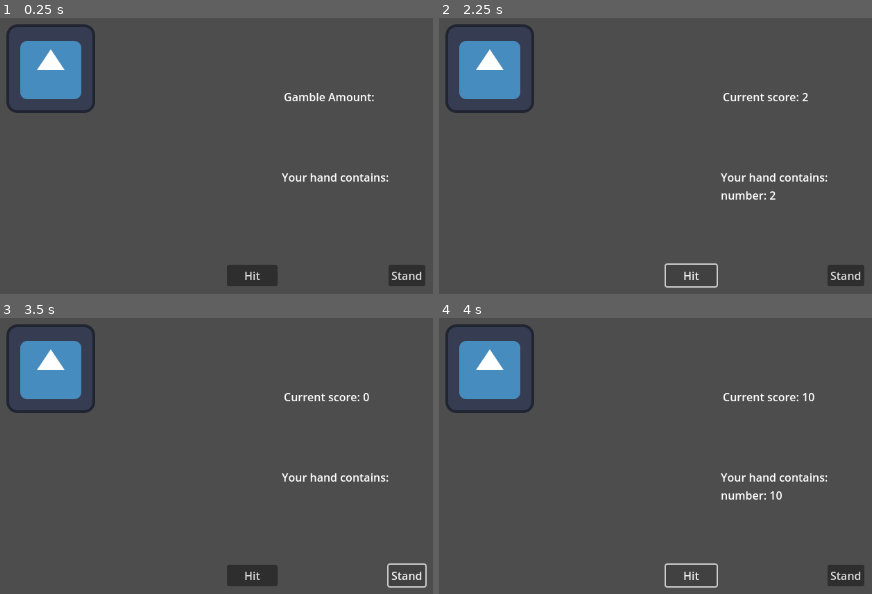
Above: before the commit, frames 1-4 (two rows, left to right).
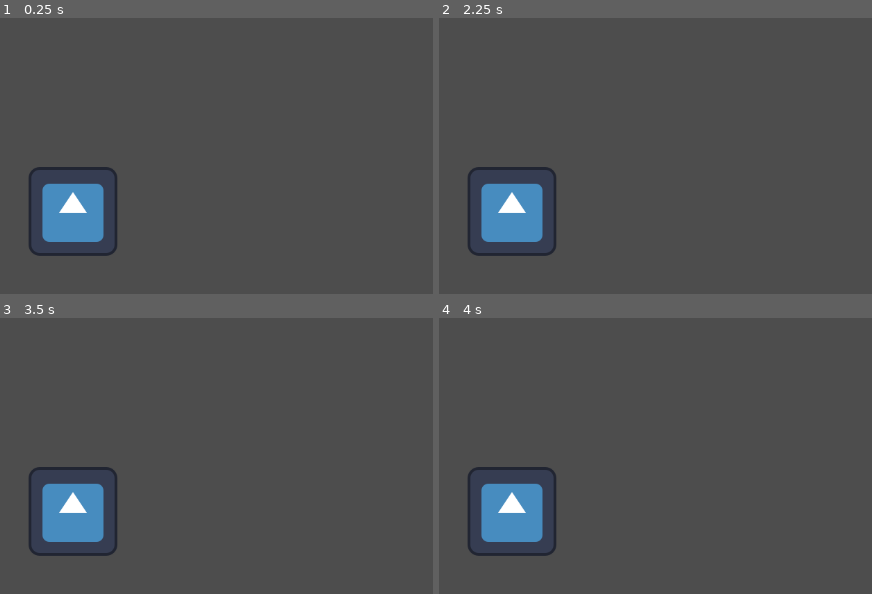
Above: after the commit, the same moments.

Repository: OwenFrakes/congressAppChallenge
Game: Godot game, scene res://main.tscn
Same seed, same stepped clock (60 frames per second), same inputs: the game is played once before the commit and once after it. The engine's default icon, where the game draws it, is replaced by a stand-in: a white triangle on a blue panel in a dark square.
Inputs (mouse positions are in pixels of both pictures, inside the frame that each line leads up to):
- Up to frame 1 (0.25 s): no input
- Up to frame 2 (2.25 s): click (690, 274) at 0.5 s, where only the run before the commit has a clickable "Hit"; click (846, 274) at 1.25 s, where only the run before the commit has a clickable "Stand"; click (690, 274) at 2 s, where only the run before the commit has a clickable "Hit"
- Up to frame 3 (3.5 s): click (407, 574) at 2.75 s, where only the run before the commit has a clickable "Stand"
- Up to frame 4 (4 s): click (690, 574) at 3.5 s, where only the run before the commit has a clickable "Hit"

The runs differ from the first frame. In frame 1, 9.8% of the frame differs, in the area x 1-99%, y 2-98%; in frame 2, 9.4%; in frame 3, 9.5%; in frame 4, 9.5%.

Commit message:
Card Class, Gambler Class
New classes for new things.

Diff:
--- a/blackJack.gd
+++ /dev/null
@@ -1,52 +0,0 @@
-extends Node
-
-var hitPossible = true
-var handScore = 0;
-var hand = []
-
-func updateLabel() -> Array:
-	var scoreString = ""
-	var handString = ""
-	# Update Score Label ---------------------
-	if(handScore > 21):
-		scoreString = "Current score: " + str(handScore) + "\nYou're bust"
-		hitPossible = false
-	elif(handScore == 21):
-		scoreString = "Current score: " + str(handScore) + "\non the numbers."
-	else:
-		scoreString = "Current score: " + str(handScore)
-
-	# Update hand label ---------------------
-	handString = "Your hand contains: "
-	for card in hand:
-		handString += "\n" + str(card)
-
-	return [scoreString, handString]
-
-func getScore() -> int:
-	return handScore
-
-func addScore(num):
-	handScore += num
-
-func hit():
-	if(hitPossible):
-		#Make a number, 1 to 14, inclusive. 1 to 10 is normal, 11 to 13 is face, 14 is ace.
-		var cardScore = randi_range(1,14)
-		#Add to handScore. -------------------
-		if(cardScore == 14): #Ace, add 11
-			addScore(11)
-			hand.push_back("ace")
-		elif (cardScore > 10): #Face, add 10
-			addScore(10)
-			hand.push_back("face")
-		else: #Normal Card, add its score.
-			addScore(cardScore)
-			hand.push_back("number: " + str(cardScore))
-	updateLabel()
-
-func stand(): #When stand, check this handScore vs the dealer's handScore.
-	handScore = 0
-	hand = []
-	hitPossible = true
-	updateLabel()
--- /dev/null
+++ b/black_jack_dealer.gd
@@ -0,0 +1 @@
+extends Node
--- /dev/null
+++ b/card.gd
@@ -0,0 +1,34 @@
+class_name Card extends Node2D
+
+var suit = ""
+var value = 0
+
+func setCard(newSuit, newValue):
+	suit = newSuit
+	value = newValue
+
+func randCard():
+	var suitNum = randi_range(1,4)
+	match(suitNum):
+		1:
+			suit = "Clubs"
+		2:
+			suit = "Diamonds"
+		3:
+			suit = "Spades"
+		4:
+			suit = "Hearts"
+
+	var cardType = randi_range(1,13)
+
+	if(cardType > 10):
+		value = 10
+	else:
+		value = cardType
+
+
+func getValue():
+	return value
+
+func getSuit():
+	return suit
--- /dev/null
+++ b/gambler.gd
@@ -0,0 +1,24 @@
+class_name Gambler extends Node
+
+var hand = []
+var isPlayer = false
+
+	#Adds a random card to hand using the randCard() func from the Card Class.
+func getCard():
+	var newCard = Card.new()
+	newCard.randCard()
+	hand.push_front(newCard)
+
+func clearHand():
+	hand.clear()
+
+	#Debug Stuff
+func readHand():
+	for i in range(len(hand)):
+		print("Card: " + str(i+1))
+		print(hand[i].getSuit())
+		print(hand[i].getValue())
+
+func _on_hit_button_pressed() -> void:
+	getCard()
+	readHand()
--- a/main.tscn
+++ b/main.tscn
@@ -1,48 +1,21 @@
 [gd_scene load_steps=5 format=3 uid="uid://dc48lkekxqu2l"]
 
 [ext_resource type="Texture2D" uid="uid://dxiid5fb4k47q" path="res://icon.svg" id="1_eod6t"]
-[ext_resource type="Script" path="res://blackJack.gd" id="2_8jdnp"]
-[ext_resource type="Script" path="res://hit_button.gd" id="2_vigfh"]
-[ext_resource type="Script" path="res://stand_button.gd" id="3_t1axo"]
+[ext_resource type="Script" path="res://black_jack_dealer.gd" id="4_34ld6"]
+[ext_resource type="Script" path="res://card.gd" id="4_fq4gf"]
+[ext_resource type="Script" path="res://gambler.gd" id="6_k5wo8"]
 
 [node name="Node2D" type="Node2D"]
 
-[node name="Sprite2D" type="Sprite2D" parent="."]
-position = Vector2(128, 115)
+[node name="Card" type="Node2D" parent="."]
+position = Vector2(160, 321)
+script = ExtResource("4_fq4gf")
+
+[node name="CardFace" type="Sprite2D" parent="Card"]
 texture = ExtResource("1_eod6t")
 
-[node name="ScoreLabel" type="Label" parent="."]
-offset_left = 464.0
-offset_top = 144.0
-offset_right = 599.0
-offset_bottom = 167.0
-text = "Gamble Amount: "
+[node name="Gambler" type="Node" parent="."]
+script = ExtResource("6_k5wo8")
 
-[node name="HandLabel" type="Label" parent="."]
-offset_left = 461.0
-offset_top = 260.0
-offset_right = 616.0
-offset_bottom = 283.0
-text = "Your hand contains:"
-
-[node name="HitButton" type="Button" parent="."]
-offset_left = 382.0
-offset_top = 398.0
-offset_right = 455.0
-offset_bottom = 429.0
-text = "Hit"
-script = ExtResource("2_vigfh")
-
-[node name="StandButton" type="Button" parent="."]
-offset_left = 615.0
-offset_top = 398.0
-offset_right = 660.0
-offset_bottom = 429.0
-text = "Stand"
-script = ExtResource("3_t1axo")
-
-[node name="BlackJackMaster" type="Node2D" parent="."]
-script = ExtResource("2_8jdnp")
-
-[connection signal="pressed" from="HitButton" to="HitButton" method="_on_pressed"]
-[connection signal="pressed" from="StandButton" to="StandButton" method="_on_pressed"]
+[node name="BlackJackDealer" type="Node" parent="."]
+script = ExtResource("4_34ld6")
